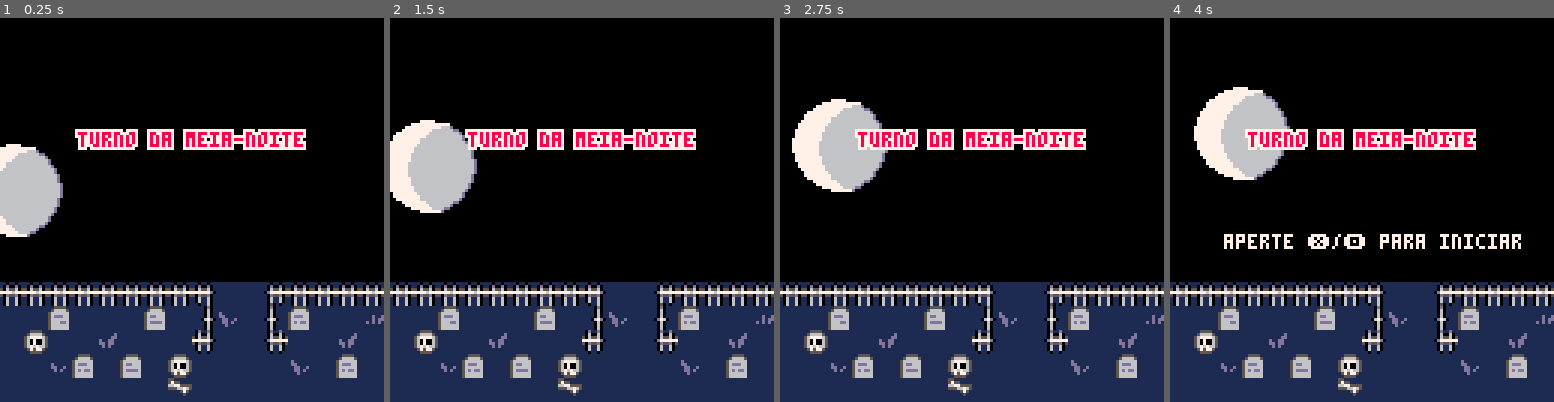
Above: before the commit, frames 1-4 (left to right).
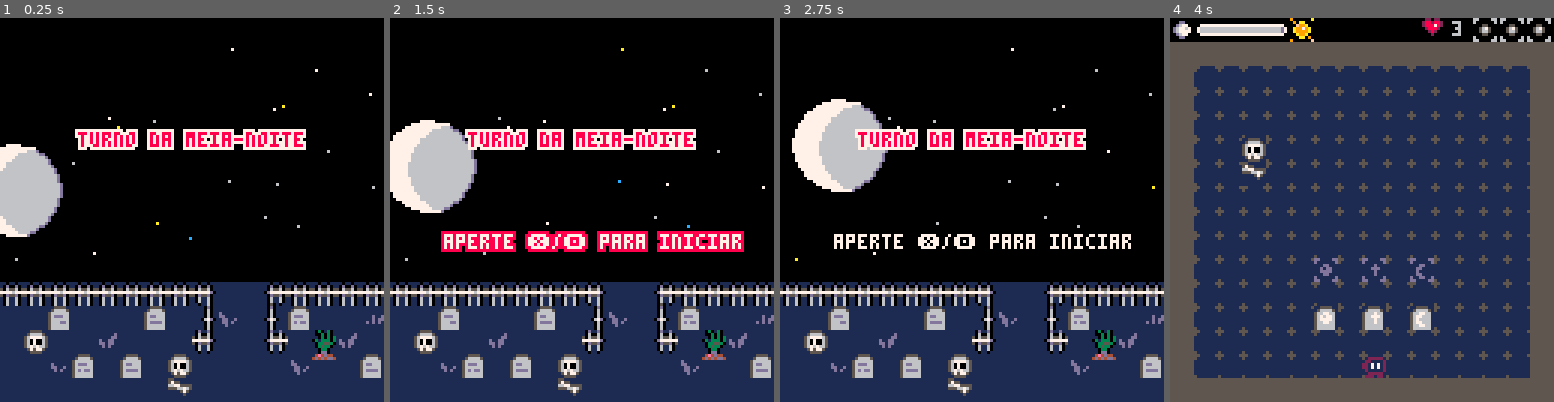
Above: after the commit, the same moments.

Repository: jeffersonrpn/turno-da-meia-noite
Game: PICO-8 cartridge midnightshift.p8
Same seed, same stepped clock (60 frames per second), same inputs: the game is played once before the commit and once after it.
Inputs:
- Up to frame 1 (0.25 s): no input
- Up to frame 2 (1.5 s): tap X (X key) at 0.33, 1.07 s; tap O (Z key) at 0.7 s
- Up to frame 3 (2.75 s): hold Right 1.6-2.1 s; tap O (Z key) at 1.7, 2.1, 2.5 s; tap X (X key) at 1.85 s; hold Up 2.15-2.42 s; hold Right from 2.47 s (still down)
- Up to frame 4 (4 s): tap O (Z key) at 2.9, 3.3, 3.7 s; tap X (X key) at 2.97 s; release Right at 3.03 s; hold Left 3.08-3.58 s; hold Down 3.63-3.97 s

The runs differ from the first frame. In frame 1, 1.1% of the frame differs, in the area x 3-100%, y 7-94%; in frame 2, 4.9%; in frame 3, 2.5%; in frame 4, 82%, in the area x 0-100%, y 0-100%.

Commit message:
Adiciona estrelas :star:

Diff:
--- a/midnightshift.p8
+++ b/midnightshift.p8
@@ -63,7 +63,7 @@
   {
     map_x = 0,
     map_y = 0,
-    time = 60,
+    time = 10,
     ghosts = 2,
     tombs = {
       {6, 12, 18, 5},
@@ -395,20 +395,19 @@
 function menu_init()
   menu_t = 0
   menu_starting = false
-  menu_deplay = 120
+  menu_deplay = 30
   menu_blink_t = 0
-  moon_x = -12
-  moon_y = 44
-  moon_target_x = 8
-  moon_target_y = 24
-  moon_speed = 0.2
+
+  moon_init()
+  stars_init()
 
   set_state(menu_update, menu_draw)
 end
 
 function menu_update()
   menu_t += 1
-  update_moon()
+  moon_update()
+  stars_update()
 
   -- se o jogador ainda nao apertou nada
   if not menu_starting then
@@ -430,7 +429,8 @@
   cls(0)
   map(0, 16)
 
-  draw_moon(moon_x, moon_y)
+  stars_draw()
+  moon_draw(moon_x, moon_y)
 
   print_outline("turno da meia-noite", 0, 38, 8, 7, true)
 
@@ -446,7 +446,15 @@
 		end
 end
 
-function update_moon()
+function moon_init()
+  moon_x = -12
+  moon_y = 44
+  moon_target_x = 8
+  moon_target_y = 24
+  moon_speed = 0.2
+end
+
+function moon_update()
   if not moon_arrived then
     moon_x += moon_speed
     moon_y -= moon_speed
@@ -456,7 +464,7 @@
   end
 end
 
-function draw_moon(x, y)
+function moon_draw(x, y)
   for j = 0, 3 do
     for i = 0, 3 do
       local tile = 64 + i + j*16
@@ -465,6 +473,34 @@
   end
 end
 
+function stars_init()
+  stars = {}
+  stars_colors = {6,6,6,6,6,6,7,7,7,7,7,7,10,12}
+  stars_colors = {6,6,6,6,6,6,7,7,7,7,7,7,10,12}
+  for i= 1, 20 do
+    add(stars, {
+      x = rnd(128),
+      y = rnd(85),
+      c = 7
+    })
+  end
+end
+
+function stars_update()
+
+		if menu_t % 8 == 0 then
+		  local n = #stars_colors
+				for s in all(stars) do
+		    s.c = stars_colors[flr(rnd(n)) + 1]
+		  end
+		end
+end
+
+function stars_draw()
+  for s in all(stars) do
+    pset(s.x, s.y, s.c)
+  end
+end
 -->8
 -- pre jogo (dicas)
 
@@ -545,6 +581,12 @@
   local total = #tombs
   local xo = 128 - total * 9
 
+  -- limpar
+  pal(14, 0)
+  for l = 0,15 do
+    spr(50, l*8,0)
+		end
+  pal()
   -- objetivos
   for i, tomb in ipairs(tombs) do
     if tomb.done then
@@ -572,18 +614,23 @@
 
   spr(11, 0, 0) -- sol
   spr(12, bar_w + 13, 0) -- lua
+  -- barra
+  spr(27, 8, 0)
+  spr(28, 16, 0)
+  spr(28, 24, 0)
+  spr(29, 32, 0)
 		rectfill(bar_x, bar_y, bar_x + bar_w, bar_y + bar_h, 13)
 		if x2 > bar_x then
 		  rectfill(bar_x, bar_y, x2, bar_y + bar_h, 6)
 		end
 
 		-- debug
-  --		local seconds = flr(level_timer / 60) + 1
+  --	local seconds = flr(level_timer / 60) + 1
 		-- print(seconds, bar_x + bar_w + 4, bar_y - 1, 7)
 
   -- vidas
   spr(13, xo - 18, 0)
-  print_r(""..p_lives, xo - 2, 1, 6)
+  print_r(""..p_lives, xo - 3, 1, 6)
 end
 -->8
 -- level complete
@@ -729,22 +776,22 @@
 0022222002111112566776615666766156776661111dd1111111d11111dd1111111111115666dd610d6d66d00077777777777777777777001111111111111511
 0222122000222220566666615666666156677661d111111dd111111dd11dd11d11111111566666610dddddd00000000000000000000000001111111111111111
 0221122002221220566666615666666156666661dd1111dddd1111dddd1111dd11111111566666610d66d6d00000000000000000000000001111111111111111
-001111000011110066000066660000666600006666000066660000666600006611555511115555110d66d66dd666d6d00000000000000000000000000e3e03e0
-016677110166771160000006600000066000000660000006600000066000000615666651156666510d666666666666d00000000000000000000000000ee3e3e0
-166777711667777100055000000220000002200000022000000220000002200056666661566666610d777777777777d000000000000000000000000000e3e3e3
-1670707116707071005675000028e2000028820000288200002782000028720056ddd66156dd6661056d666666d66650000000000000000000000000e30333e3
-1670707116707071005665000028820000287200002782000028820000288200566666615666666105dddddddddddd500000000000000000000000000e33553e
-167776711677777100055000000220000002200000022000000220000002200056d6dd6156dddd61056666d666666d500000000000000000000000000e3533e0
-16716161161616616000000660000006600000066000000660000006600000065666666156666661055555555555555000000000000000000000000000e33e00
-01101010010101106600006666000066660000666600006666000066660000665666666156666661000000000000000000000000000000000000000000edde00
-00000000000000000000000000000000000000001111111111111111111111111110110111011011101101110000000000000000000000000000000004e4d440
-0000000000000000000000000000000000000000111111111111111111111111110d00d010d00d010d00d011000000000000000000000000000000004d4d4dd4
-00000000000000000000000000000000000000001111111111111111111111111106556050655605065560110000000000000000000000000000000000000000
-00000000000000000000000000000000000000001d11d11d1111d11d1d1111111077677777776777777677010000000000000000000000000000000000000000
-00000000000000000000000000000000000000001dd1d1dd1111d1dd1dd11d11110d55d050d55d050d55d0110000000000000000000000000000000000000000
-000000000000000000000000000000000000000011d1d1d111d1d1d111d1d1111106116010611601061160110000000000000000000000000000000000000000
-00000000000000000000000000000000000000001111111111111111111111111106116010611601061160110000000000000000000000000000000000000000
-00000000000000000000000000000000000000001111111111111111111111111106116010611601061160110000000000000000000000000000000000000000
+001111000011110066000066660000666600006666000066660000666600006611555511115555110d66d66dd666d6d00000000000000000103013010e3e03e0
+016677110166771160000006600000066000000660000006600000066000000615666651156666510d666666666666d00000000000000000100303010ee3e3e0
+166777711667777100055000000220000002200000022000000220000002200056666661566666610d777777777777d000000000000000001103030300e3e3e3
+1670707116707071005675000028e2000028820000288200002782000028720056ddd66156dd6661056d666666d66650000000000000000003133303e30333e3
+1670707116707071005665000028820000287200002782000028820000288200566666615666666105dddddddddddd500000000000000000103355300e33553e
+167776711677777100055000000220000002200000022000000220000002200056d6dd6156dddd61056666d666666d500000000000000000103533010e3533e0
+16716161161616616000000660000006600000066000000660000006600000065666666156666661055555555555555000000000000000001103301100e33e00
+0110101001010110660000666600006666000066660000666600006666000066566666615666666100000000000000000000000000000000110dd01100edde00
+0000000000000000eeeeeeee000000000000000011111111111111111111111111101101110110111011011100000000000000000000000014e4d44104e4d440
+0000000000000000eeeeeeee0000000000000000111111111111111111111111110d00d010d00d010d00d0110000000000000000000000004d4d4dd44d4d4dd4
+0000000000000000eeeeeeee00000000000000001111111111111111111111111106556050655605065560110000000000000000000000001111111100000000
+0000000000000000eeeeeeee00000000000000001d11d11d1111d11d1d1111111077677777776777777677010000000000000000000000001111111100000000
+0000000000000000eeeeeeee00000000000000001dd1d1dd1111d1dd1dd11d11110d55d050d55d050d55d0110000000000000000000000001111111100000000
+0000000000000000eeeeeeee000000000000000011d1d1d111d1d1d111d1d1111106116010611601061160110000000000000000000000001111111100000000
+0000000000000000eeeeeeee00000000000000001111111111111111111111111106116010611601061160110000000000000000000000001111111100000000
+0000000000000000eeeeeeee00000000000000001111111111111111111111111106116010611601061160110000000000000000000000001111111100000000
 00000000000007777700000000000000110110111101101100000000000000000000000000000000000000000000000000000000000000000000000000000000
 0000000000777777777777700000000010d00d0110d00d0100000000000000000000000000000000000000000000000000000000000000000000000000000000
 00000000777777777777666d00000000106556055065560100000000000000000000000000000000000000000000000000000000000000000000000000000000
@@ -809,6 +856,6 @@
 0000000000000000000000000000000000000000000000000000000000000000000000000000000000000000000000000000000000000000000000000000000000000000000000000000000000000000000000000000000000000000000000000000000000000000000000000000000000000000000000000000000000000000
 3939393939393939451818443939393900000000000000000000000000000000000000000000000000000000000000000000000000000000000000000000000000000000000000000000000000000000000000000000000000000000000000000000000000000000000000000000000000000000000000000000000000000000
 1818191818182918550418542818183600000000000000000000000000000000000000000000000000000000000000000000000000000000000000000000000000000000000000000000000000000000000000000000000000000000000000000000000000000000000000000000000000000000000000000000000000000000
-180f181803181818651818641818031800000000000000000000000000000000000000000000000000000000000000000000000000000000000000000000000000000000000000000000000000000000000000000000000000000000000000000000000000000000000000000000000000000000000000000000000000000000
-181837281829180f181818180418281800000000000000000000000000000000000000000000000000000000000000000000000000000000000000000000000000000000000000000000000000000000000000000000000000000000000000000000000000000000000000000000000000000000000000000000000000000000
+180f18180318181865181864182e031800000000000000000000000000000000000000000000000000000000000000000000000000000000000000000000000000000000000000000000000000000000000000000000000000000000000000000000000000000000000000000000000000000000000000000000000000000000
+181837281829180f18181818043e182900000000000000000000000000000000000000000000000000000000000000000000000000000000000000000000000000000000000000000000000000000000000000000000000000000000000000000000000000000000000000000000000000000000000000000000000000000000
 181818181818181f181818181818181800000000000000000000000000000000000000000000000000000000000000000000000000000000000000000000000000000000000000000000000000000000000000000000000000000000000000000000000000000000000000000000000000000000000000000000000000000000
